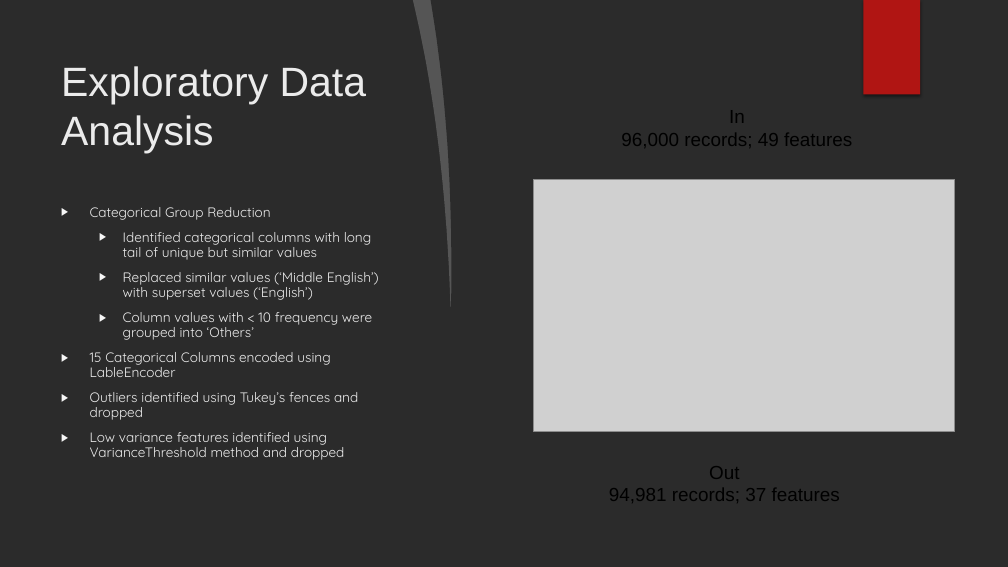
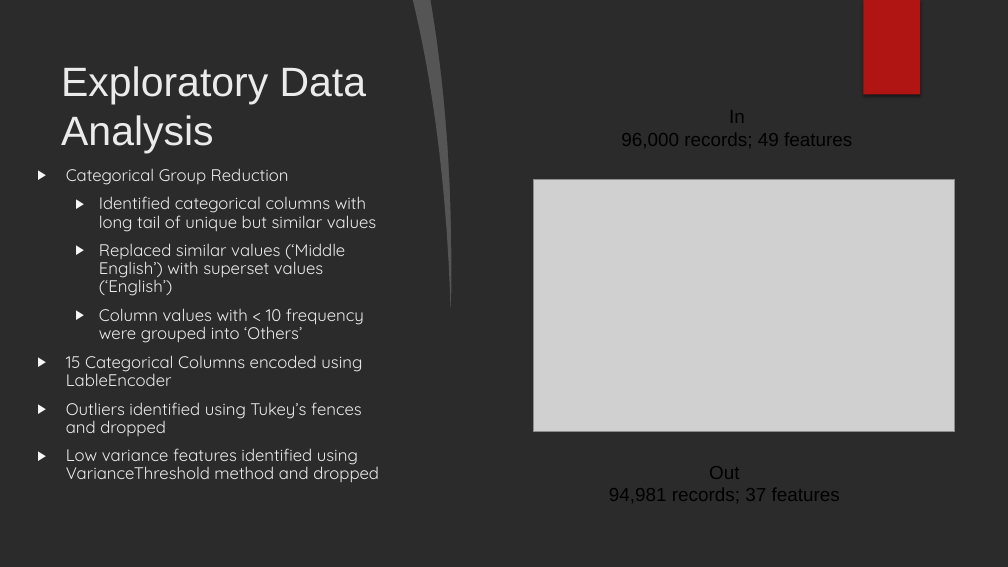
Before and after one commit to georgetown-analytics/Booksville, a slide deck: slide 11 of presentation/Booksville Presentation.pptx. Drawn at 1008x567 pixels with LibreOffice and Linux fonts; fonts in the diff are those of the drawing; grey boxes stand for pictures; background and template pictures are left out; a plain dark background stands for a picture behind light text. Boxes give left, top, right and bottom in pixels: in the first picture for what was removed or moved away, otherwise in the second. Text is boxed around its words. In the diff, an @@ line names an element or a change of style, - is before the commit and + after.

```diff
--- a/presentation/Booksville Presentation.pptx
+++ b/presentation/Booksville Presentation.pptx
@@ text "Categorical Group Reduction": place and size @@
-text "Categorical Group Reduction" at bbox=[90, 207, 379, 460]
+text "Categorical Group Reduction" at bbox=[66, 168, 379, 482]
@@ text "Categorical Group Reduction" at bbox=[66, 168, 379, 482]: size 13 to 16 pt @@
```
Also in this commit, not shown: 4 other slides changed, 5 slides added, 4 slides removed.
